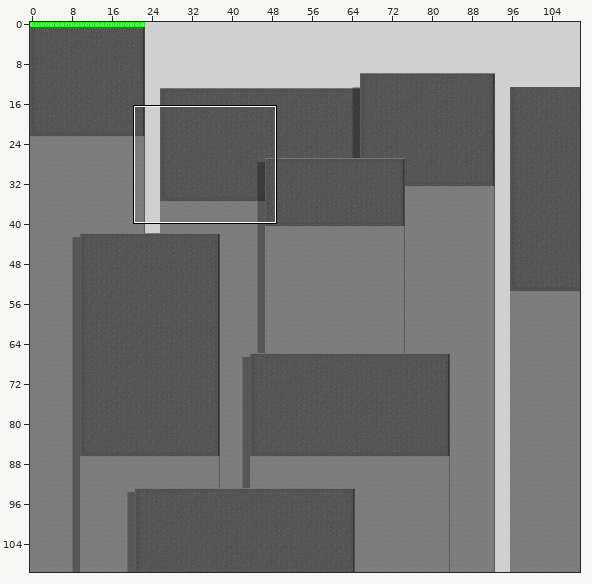
An edit to a level. Tiled map (JSON), main/resources/worlds/RooftopMid.json. The picture above shows the old version from afar; the outline marks the close-up.
Close-up. The starting point:
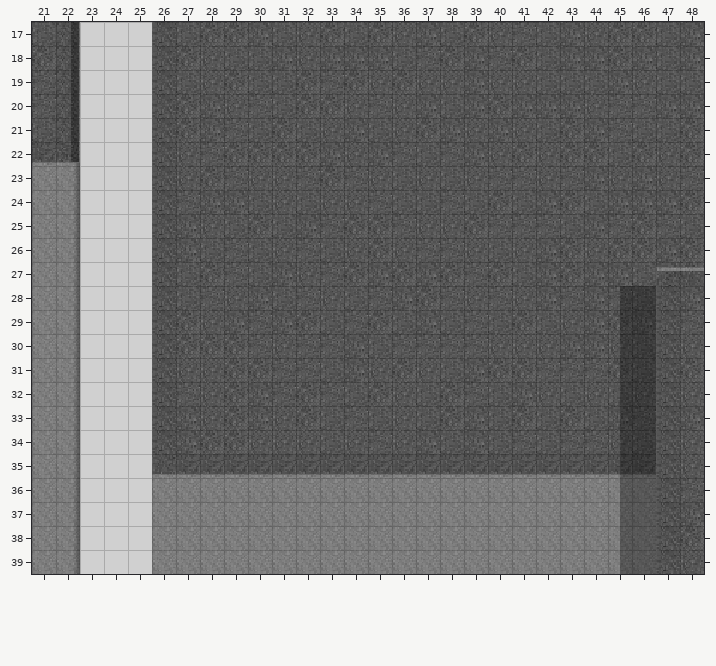
Cells are 16x16 px. Shown: x 21..48, y 17..39. The commit also changed other parts of the map, which this record leaves out.
And afterwards:
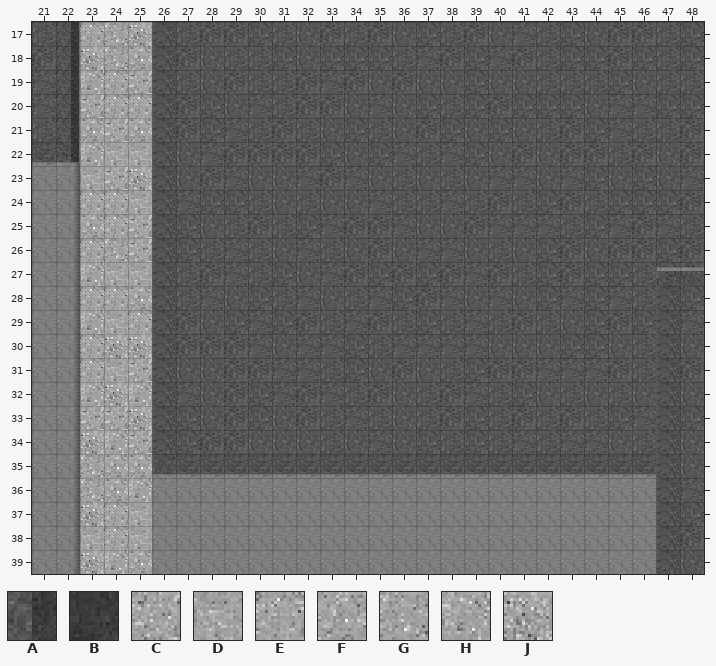
Key: from "Shadow": A 0, B 2; from "Zesilia": C 0, D 1, E 7, F 14, G 15, H 21, J 22.
_ is an empty cell, . an unchanged one.
Tiles of an added or newly shown layer are drawn over the layers below it.
See-through tiles are keyed as they look on the map.
Diff:
--- layer "Cement" (added)
@@ x 23..25 @@
-17 ___
-18 ___
-19 ___
-20 ___
-21 ___
-22 ___
-23 ___
-24 ___
-25 ___
-26 ___
-27 ___
-28 ___
-29 ___
-30 ___
-31 ___
-32 ___
-33 ___
-34 ___
-35 ___
-36 ___
-37 ___
-38 ___
-39 ___
+17 EGJ
+18 JGF
+19 HEC
+20 CEE
+21 FCF
+22 HDD
+23 DCJ
+24 EED
+25 FEC
+26 EGC
+27 HDD
+28 EEF
+29 HDE
+30 EJJ
+31 EDC
+32 HJH
+33 CCJ
+34 JHC
+35 GFF
+36 GFH
+37 JED
+38 DED
+39 JHF
--- layer "Shadows"
@@ x 45..46 @@
-28 AB
-29 AB
-30 AB
-31 AB
-32 AB
-33 AB
-34 AB
-35 AB
-36 AB
-37 AB
-38 AB
-39 AB
+28 __
+29 __
+30 __
+31 __
+32 __
+33 __
+34 __
+35 __
+36 __
+37 __
+38 __
+39 __
Pixel boxes of the changes (left, top, right, bottom) in both close-ups:
added: (80, 22, 152, 574)
removed: (620, 286, 656, 574)
